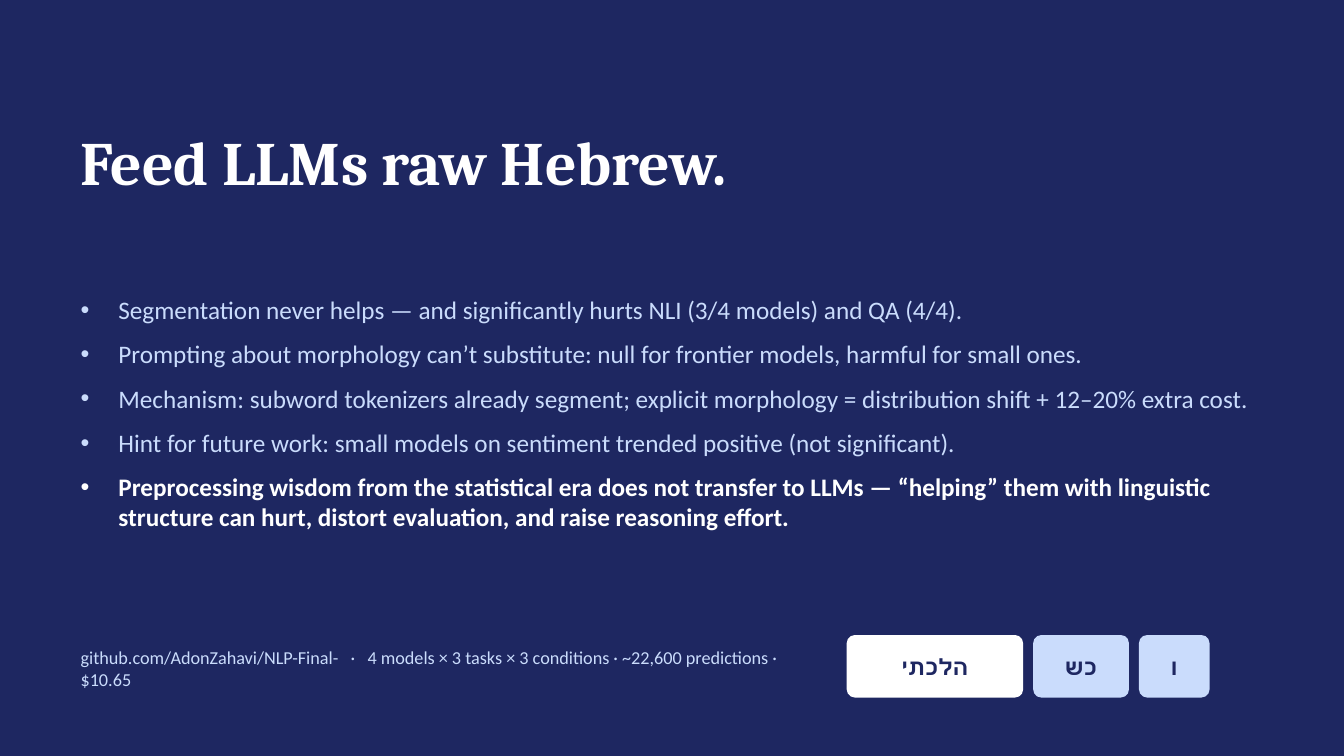
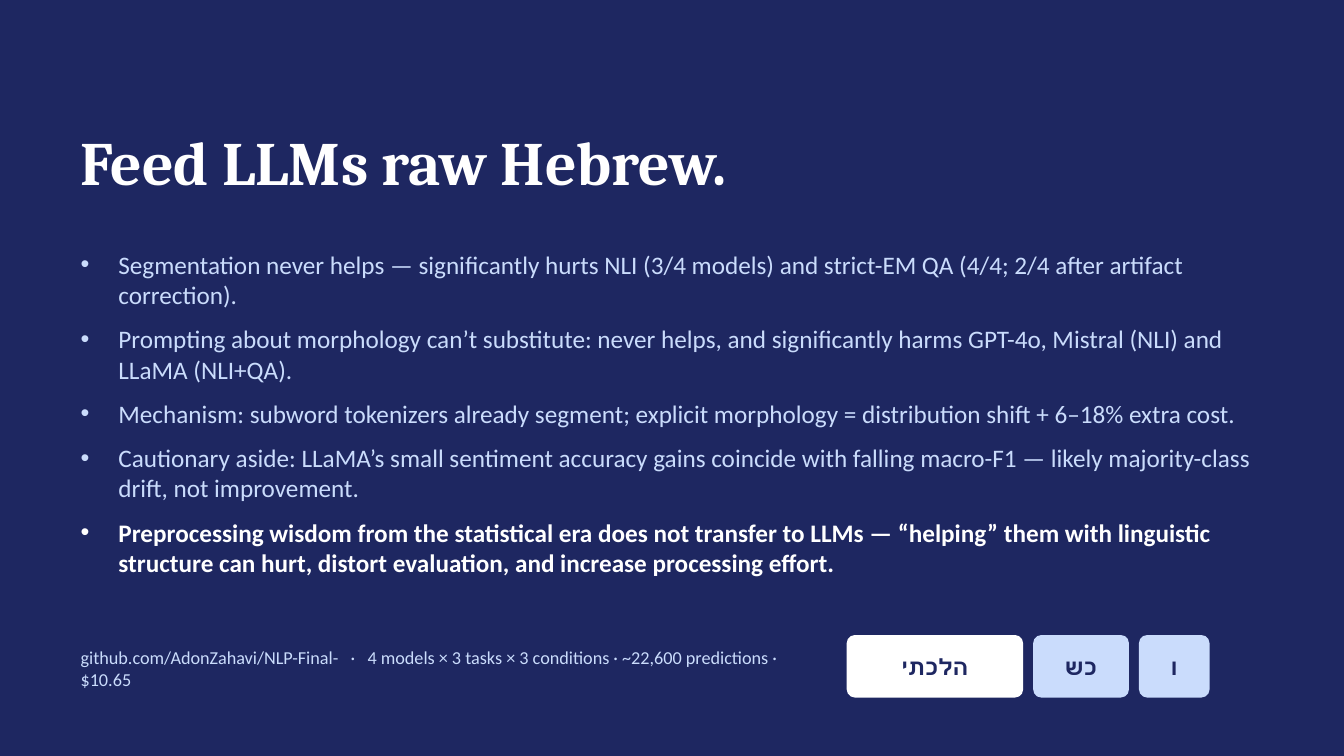
Before and after one commit to AdonZahavi/NLP-Final-, a slide deck: slide 9 of report/slides.pptx. Drawn at 1344x756 pixels with LibreOffice and Linux fonts; fonts in the diff are those of the drawing. Boxes give left, top, right and bottom in pixels: in the first picture for what was removed or moved away, otherwise in the second. Text is boxed around its words. In the diff, an @@ line names an element or a change of style, - is before the commit and + after.

```diff
--- a/report/slides.pptx
+++ b/report/slides.pptx
@@ text at [118, 256, 1249, 577]: text changed @@
-• Segmentation never helps — and significantly hurts NLI (3/4 models) and QA (4/4).
-• Prompting about morphology can’t substitute: null for frontier models, harmful for small ones.
-• Mechanism: subword tokenizers already segment; explicit morphology = distribution shift + 12–20% extra cost.
-• Hint for future work: small models on sentiment trended positive (not significant).
-• Preprocessing wisdom from the statistical era does not transfer to LLMs — “helping” them with linguistic structure can hurt, distort evaluation, and raise reasoning effort.
+• Segmentation never helps — significantly hurts NLI (3/4 models) and strict-EM QA (4/4; 2/4 after artifact correction).
+• Prompting about morphology can’t substitute: never helps, and significantly harms GPT-4o, Mistral (NLI) and LLaMA (NLI+QA).
+• Mechanism: subword tokenizers already segment; explicit morphology = distribution shift + 6–18% extra cost.
+• Cautionary aside: LLaMA’s small sentiment accuracy gains coincide with falling macro-F1 — likely majority-class drift, not improvement.
+• Preprocessing wisdom from the statistical era does not transfer to LLMs — “helping” them with linguistic structure can hurt, distort evaluation, and increase processing effort.
```
Also in this commit, not shown: 4 other slides changed, 13 other files.
